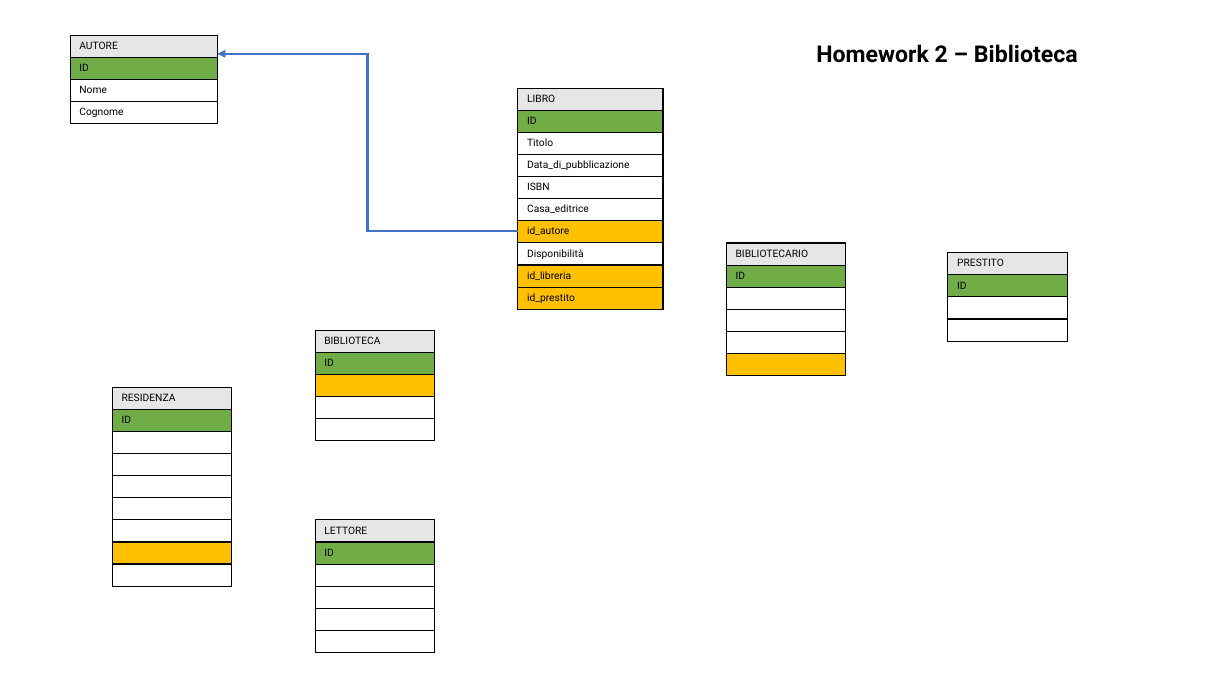
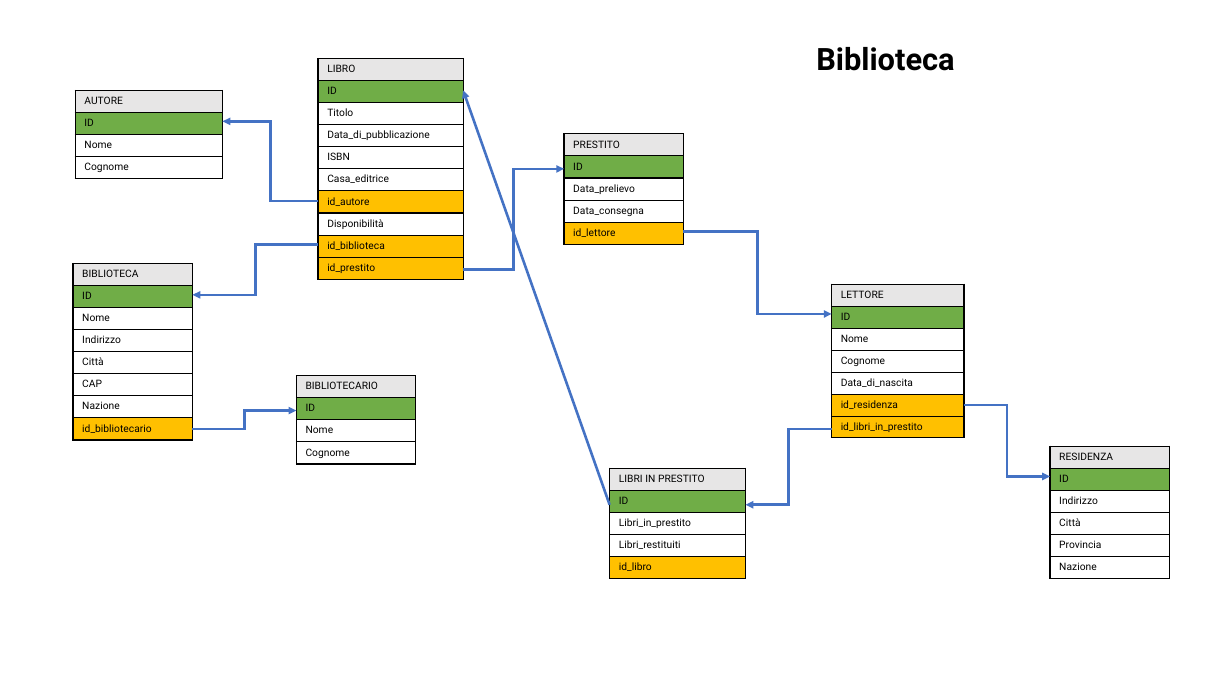
Before and after one commit to FabioPiscopo/Biblioteca, a slide deck: slide 1 of Biblioteca.pptx. Drawn at 1232x693 pixels with LibreOffice and Linux fonts; fonts in the diff are those of the drawing. Boxes give left, top, right and bottom in pixels: in the first picture for what was removed or moved away, otherwise in the second. Text is boxed around its words. In the diff, an @@ line names an element or a change of style, - is before the commit and + after.

```diff
--- a/Biblioteca.pptx
+++ b/Biblioteca.pptx
@@ table at <box>318,58,463,279</box> @@
-row 9, column 1: id_libreria
+row 9, column 1: id_biblioteca
@@ table: place and size @@
-table at <box>518,89,663,310</box>
+table at <box>318,58,463,279</box>
@@ text at <box>816,47,954,71</box>: text changed; size 18 to 24 pt @@
-Homework 2 – Biblioteca
+Biblioteca
@@ table: place and size @@
-table at <box>70,35,218,124</box>
+table at <box>75,91,223,179</box>
@@ arrow added from (610, 505) to (463, 91), #4472C4 2 pt @@
@@ elbow arrow moved from (518, 231) - (217, 54) to (318, 201) - (223, 121) @@
@@ table at <box>564,134,683,245</box> @@
-row 3: 
-row 4: 
+row 3: Data_prelievo
+row 4: Data_consegna
+row 5: id_lettore
@@ table: place and size @@
-table at <box>948,253,1067,342</box>
+table at <box>564,134,683,245</box>
@@ elbow arrow added from (463, 270) to (564, 169), #4472C4 2 pt @@
@@ elbow arrow added from (684, 232) to (832, 314), #4472C4 2 pt @@
@@ table at <box>73,263,192,440</box> @@
-row 3: 
-row 4: 
-row 5: 
+row 3: Nome
+row 4: Indirizzo
+row 5: Città
+row 6: CAP
+row 7: Nazione
+row 8: id_bibliotecario
@@ table: place and size @@
-table at <box>315,331,434,442</box>
+table at <box>73,263,192,440</box>
@@ elbow arrow added from (318, 244) to (192, 295), #4472C4 2 pt @@
@@ table at <box>832,285,964,439</box> @@
-row 3: 
-row 4: 
-row 5: 
-row 6: 
+row 3: Nome
+row 4: Cognome
+row 5: Data_di_nascita
+row 6: id_residenza
+row 7: id_libri_in_prestito
@@ table: place and size @@
-table at <box>315,520,434,653</box>
+table at <box>832,285,964,439</box>
@@ table at <box>297,376,416,465</box> @@
-row 3: 
-row 4: 
-row 5: 
-row 6: 
+row 3: Nome
+row 4: Cognome
@@ table: place and size @@
-table at <box>726,243,846,375</box>
+table at <box>297,376,416,465</box>
@@ elbow arrow added from (192, 429) to (297, 410), #4472C4 2 pt @@
@@ elbow arrow added from (964, 405) to (1050, 477), #4472C4 2 pt @@
@@ elbow arrow added from (832, 429) to (746, 505), #4472C4 2 pt @@
@@ table at <box>1050,446,1169,579</box> @@
-row 3: 
-row 4: 
-row 5: 
-row 6: 
-row 7: 
-row 8: 
-row 9: 
+row 3: Indirizzo
+row 4: Città
+row 5: Provincia
+row 6: Nazione
@@ table: place and size @@
-table at <box>113,387,232,586</box>
+table at <box>1050,446,1169,579</box>
@@ table added at <box>610,469,746,579</box>, 5 rows, 1 columns @@
+LIBRI IN PRESTITO
+ID
+Libri_in_prestito
+Libri_restituiti
+id_libro
```
Also in this commit, not shown: 1 other file.
